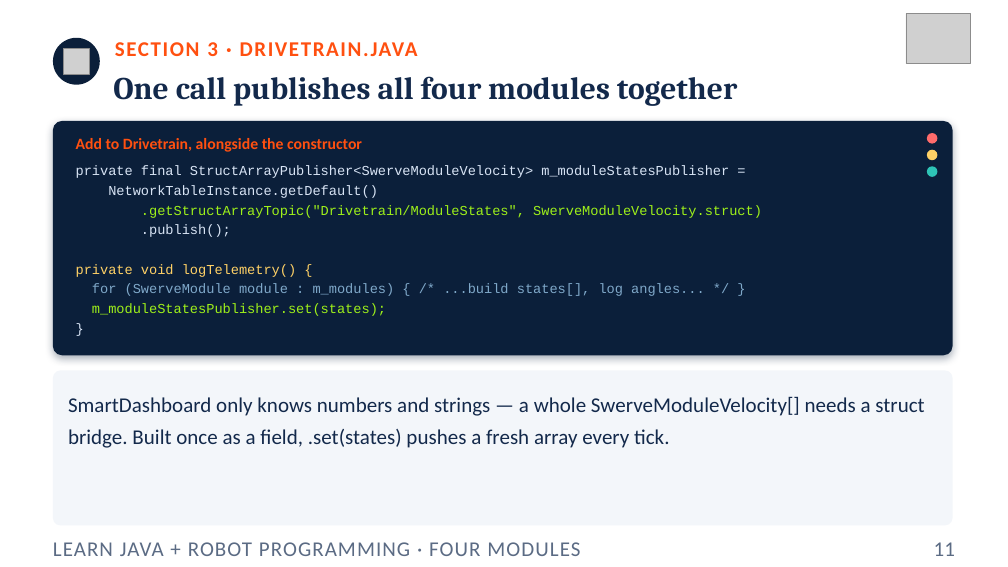
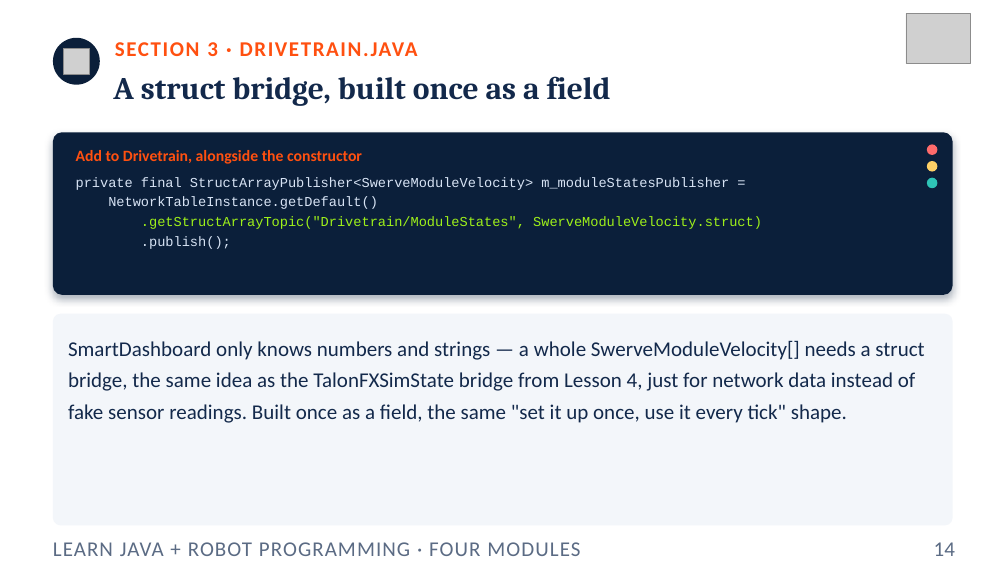
Before and after one commit to FRC5010/BasicRobotLessons, a slide deck: slide 14 of docs/presentations/v3/07-four-modules.pptx (slide 11 before the commit). Drawn at 1008x567 pixels with LibreOffice and Linux fonts; fonts in the diff are those of the drawing; grey boxes stand for pictures. Boxes give left, top, right and bottom in pixels: in the first picture for what was removed or moved away, otherwise in the second. Text is boxed around its words. In the diff, an @@ line names an element or a change of style, - is before the commit and + after.

```diff
--- a/docs/presentations/v3/07-four-modules.pptx
+++ b/docs/presentations/v3/07-four-modules.pptx
@@ text at <box>113,76,611,106</box>: text changed @@
-One call publishes all four modules together
+A struct bridge, built once as a field
@@ rounded rectangle: place and size @@
-rounded rectangle at <box>53,121,953,355</box>
+rounded rectangle at <box>53,132,953,295</box>
@@ rounded rectangle at <box>53,132,953,295</box>: proportions changed @@
@@ text "private final StructArrayPublisher<SwerveModuleVelocity> m_m ...": place and size @@
-text "private final StructArrayPublisher<SwerveModuleVelocity> m_m ..." at <box>76,165,762,316</box>
+text "private final StructArrayPublisher<SwerveModuleVelocity> m_m ..." at <box>76,177,762,249</box>
@@ 3 ellipses, 1 text: place and size @@
-3 ellipses, 1 text at <box>76,133,938,177</box>
+3 ellipses, 1 text at <box>76,144,938,188</box>
@@ text at <box>76,264,705,316</box>: paragraphs removed @@
-private void logTelemetry() {
-for (SwerveModule module : m_modules) { /* ...build states[], log angles... */ }
-m_moduleStatesPublisher.set(states);
-}
@@ rounded rectangle at <box>53,314,953,526</box>: proportions changed @@
@@ rounded rectangle: place and size @@
-rounded rectangle at <box>53,371,953,526</box>
+rounded rectangle at <box>53,314,953,526</box>
@@ text at <box>68,340,924,423</box>: text changed @@
-SmartDashboard only knows numbers and strings — a whole SwerveModuleVelocity[] needs a struct bridge. Built once as a field, .set(states) pushes a fresh array every tick.
+SmartDashboard only knows numbers and strings — a whole SwerveModuleVelocity[] needs a struct bridge, the same idea as the TalonFXSimState bridge from Lesson 4, just for network data instead of fake sensor readings. Built once as a field, the same "set it up once, use it every tick" shape.
@@ text at <box>934,542,955,556</box>: text changed @@
-11
+14
```
Also in this commit, not shown: 12 other slides changed, 8 slides added, 7 other files.
